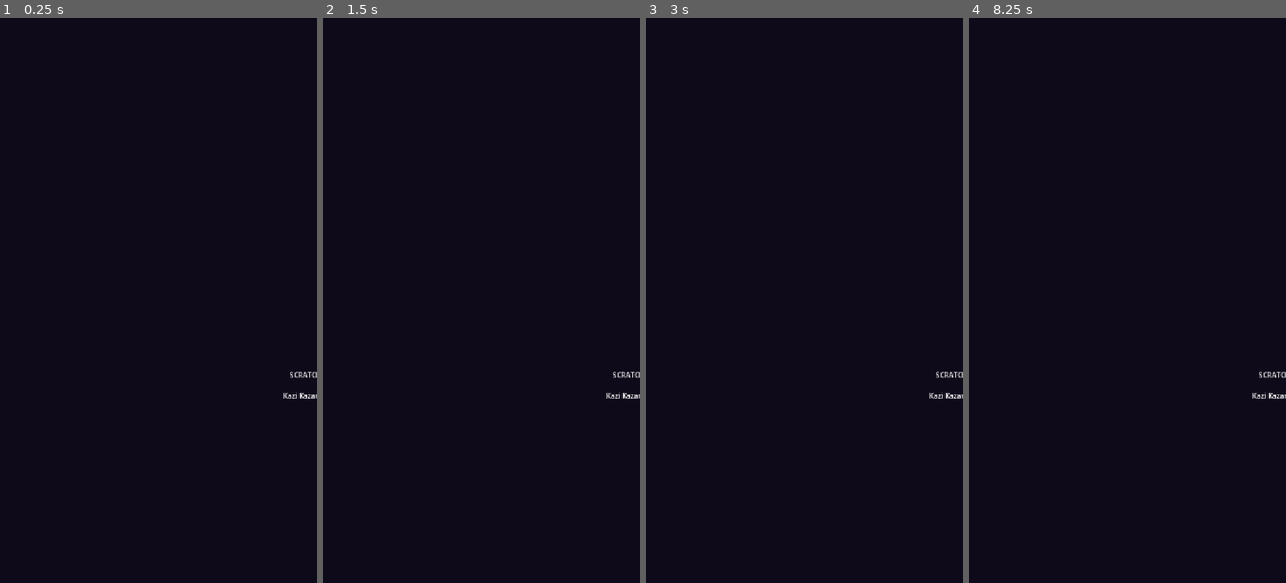
Above: before the commit, frames 1-4 (left to right).
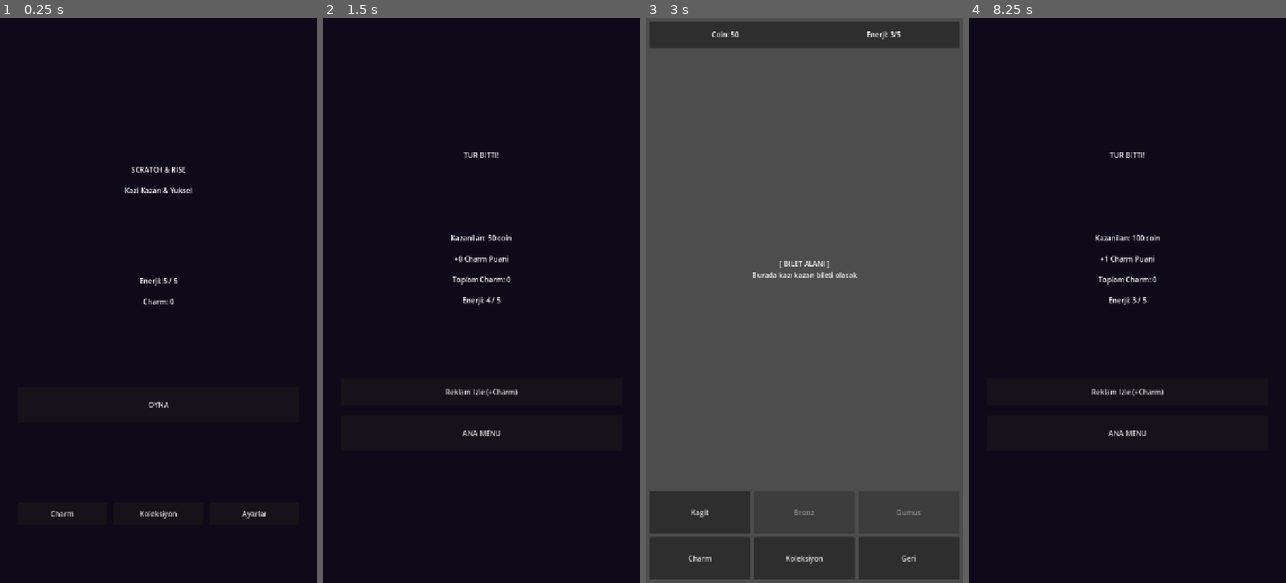
Above: after the commit, the same moments.

Repository: BYGGOLDENSTONE/scratch-and-rise-mobile
Game: Godot game, scene res://scenes/screens/MainMenu.tscn
The game is run twice, just before and just after one commit, with the same random seed, the same clock (stepped at 60 frames per second) and the same inputs.
Inputs (mouse positions are in pixels of both pictures, inside the frame that each line leads up to):
- Up to frame 1 (0.25 s): no input
- Up to frame 2 (1.5 s): click (481, 402) at 0.5 s, where only the run after the commit has a clickable "OYNA"; click (586, 560) at 1.25 s, where only the run after the commit has a clickable "Geri"
- Up to frame 3 (3 s): click (804, 436) at 2 s, where only the run after the commit has a clickable "ANA MENU"; click (804, 402) at 2.75 s, where only the run after the commit has a clickable "OYNA"
- Up to frame 4 (8.25 s): click (1022, 515) at 3.5 s, where only the run after the commit has a clickable "Kagit"; click (1022, 560) at 4.25 s, where only the run after the commit has a clickable "Charm"; click (1127, 560) at 5 s, where only the run after the commit has a clickable "Koleksiyon"; click (1022, 515) at 5.75 s, where only the run after the commit has a clickable "Kagit"; click (1022, 560) at 6.5 s, where only the run after the commit has a clickable "Charm"; click (1127, 560) at 7.25 s, where only the run after the commit has a clickable "Koleksiyon"; click (1232, 560) at 8 s, where only the run after the commit has a clickable "Geri"

The runs differ from the first frame. In frame 1, 0.8% of the frame differs, in the area x 16-100%, y 26-89%; in frame 2, 0.9%; in frame 3, 100%, in the area x 0-100%, y 0-100%; in frame 4, 0.9%.

Commit message:
[M1] Fix: UI layout offset duzeltmesi
Full-rect anchor kullanan sahnelerde fazladan offset_right/offset_bottom
degerleri UI'i ekranin 2 kati boyutuna cikariyordu. Kaldirildi.

Co-Authored-By: Claude Opus 4.6 <noreply@anthropic.com>

Diff:
--- a/scenes/main/Main.tscn
+++ b/scenes/main/Main.tscn
@@ -9,8 +9,6 @@
 anchors_preset = 15
 anchor_right = 1.0
 anchor_bottom = 1.0
-offset_right = 720.0
-offset_bottom = 1280.0
 color = Color(0.08, 0.06, 0.12, 1)
 
 [node name="UILayer" type="CanvasLayer" parent="."]
@@ -20,8 +18,6 @@
 anchors_preset = 15
 anchor_right = 1.0
 anchor_bottom = 1.0
-offset_right = 720.0
-offset_bottom = 1280.0
 theme_override_constants/margin_left = 8
 theme_override_constants/margin_top = 8
 theme_override_constants/margin_right = 8
--- a/scenes/screens/MainMenu.tscn
+++ b/scenes/screens/MainMenu.tscn
@@ -7,8 +7,6 @@
 anchors_preset = 15
 anchor_right = 1.0
 anchor_bottom = 1.0
-offset_right = 720.0
-offset_bottom = 1280.0
 script = ExtResource("1_menu")
 
 [node name="Background" type="ColorRect" parent="."]
--- a/scenes/screens/RoundEnd.tscn
+++ b/scenes/screens/RoundEnd.tscn
@@ -7,8 +7,6 @@
 anchors_preset = 15
 anchor_right = 1.0
 anchor_bottom = 1.0
-offset_right = 720.0
-offset_bottom = 1280.0
 script = ExtResource("1_rend")
 
 [node name="Background" type="ColorRect" parent="."]
